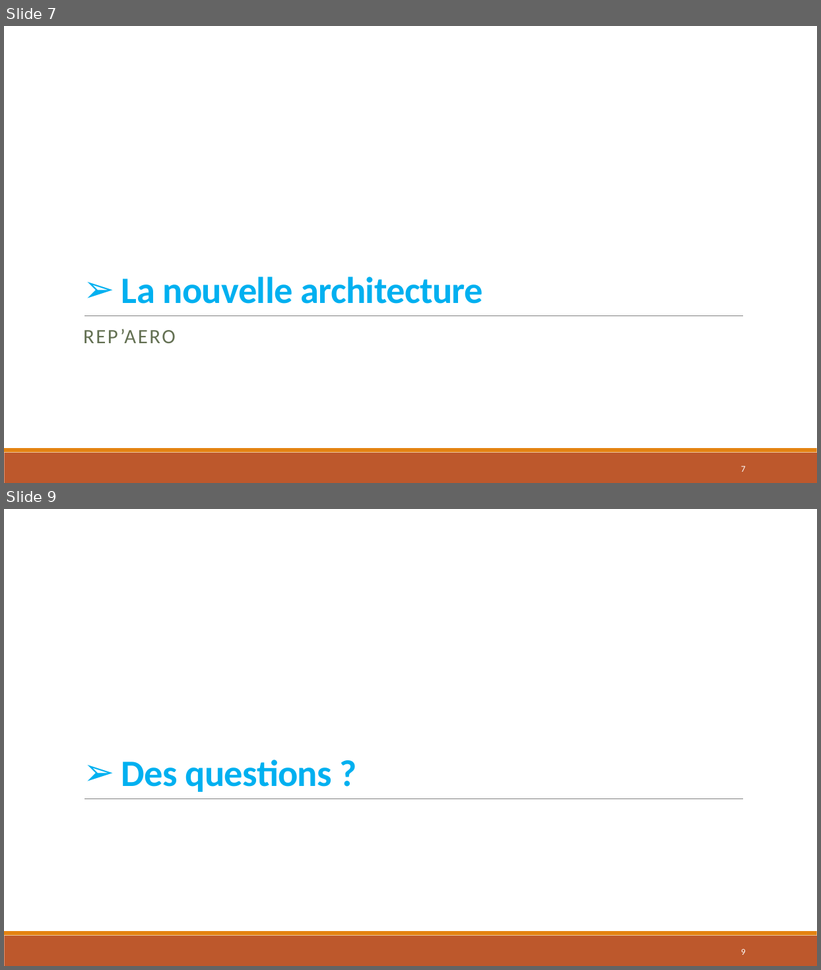
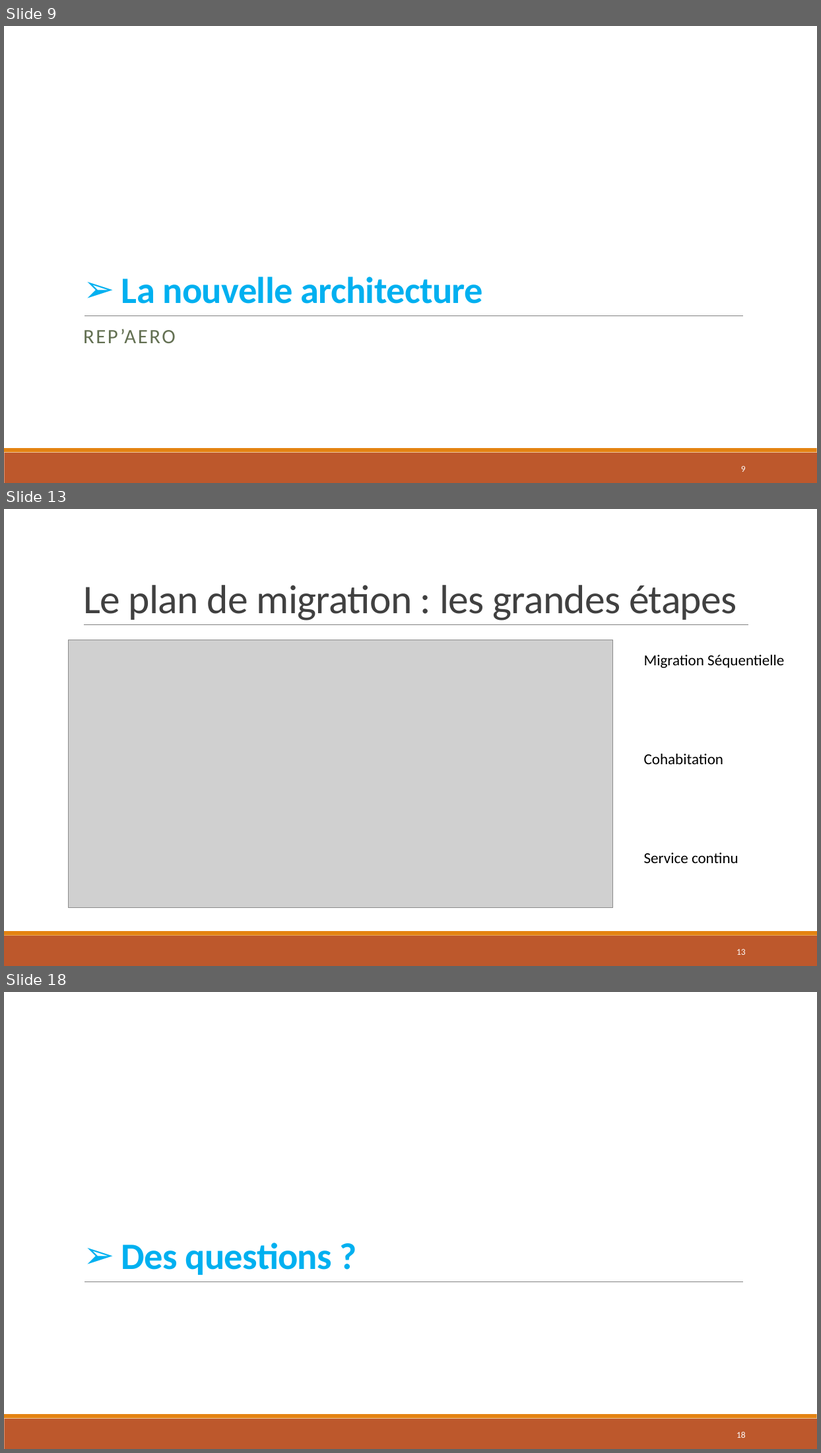
Before and after one commit to wilkill/P7-REP-AERO, a slide deck: Architecture/4 - Présentation/Présentation.pptx. Shown one above the other, each under a label of ours: slides 7 and 9 before the commit, slides 9, 13 and 18 after it; the slides between them are not shown. The pictures are 821x970 and 821x1453 pixels, drawn with LibreOffice and Linux fonts; fonts in the diff are those of the drawing; grey boxes stand for pictures. Boxes give left, top, right and bottom in pixels: in the first picture for what was removed or moved away, otherwise in the second. Text is boxed around its words. In the diff, an @@ line names an element or a change of style, - is before the commit and + after.

```diff
--- a/Architecture/4 - Présentation/Présentation.pptx
+++ b/Architecture/4 - Présentation/Présentation.pptx
@@ slide 13 added at box(4, 509, 817, 966), background #FFFFFF; not listed: 2 template elements that a slide beside it also shows @@
@@ title added at box(83, 585, 737, 621), 48 pt, text #404040 @@
+Le plan de migration : les grandes étapes
@@ line added from (84, 625) to (748, 625), #808080 0.5 pt @@
@@ picture added at box(68, 640, 613, 908) @@
@@ text added at box(644, 655, 784, 668), 18 pt, text #000000 @@
+Migration Séquentielle
@@ text added at box(644, 754, 724, 764), 18 pt, text #000000 @@
+Cohabitation
@@ text added at box(644, 853, 739, 863), 18 pt, text #000000 @@
+Service continu
@@ page number added at box(737, 949, 746, 955), 10.5 pt, text #FFFFFF @@
+13
@@ what was slide 7 is now slide 9 @@
@@ page number at box(741, 466, 746, 472): text changed @@
-7
+9
@@ what was slide 9 is now slide 18 @@
@@ page number at box(737, 1432, 746, 1438): text changed @@
-9
+18
```
Also in this commit, not shown: 3 slides changed, 8 other slides added.
